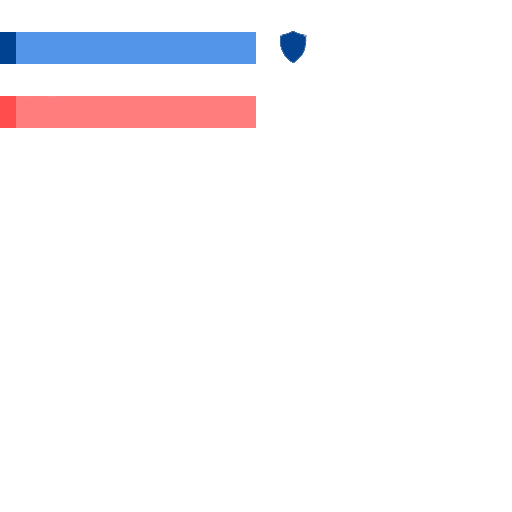
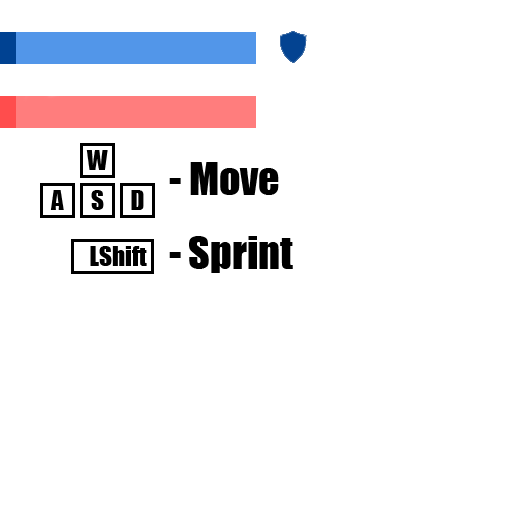
Layered file, before and after one edit (512 x 512). Changes by layer:
added layer "- Sprint" above "LShift" over box(169, 236, 293, 273)
added layer "LShift" above "Layer 9" over box(90, 246, 147, 266)
added layer "Layer 9" above "W" over box(71, 239, 154, 274)
added layer "W" above "Layer 8" over box(86, 150, 108, 170)
added layer "Layer 8" above "Layer 7" over box(40, 183, 75, 218)
added layer "Layer 7" above "- Move" over box(120, 183, 155, 218)
added layer "- Move" above "D" over box(169, 162, 279, 195)
added layer "D" above "A" over box(131, 190, 144, 210)
added layer "A" above "S" over box(50, 190, 64, 210)
added layer "S" above "Layer 6" over box(91, 190, 104, 210)
added layer "Layer 6" above "Layer 5" over box(80, 183, 115, 218)
painted on "Layer 5" over box(80, 143, 115, 178)
